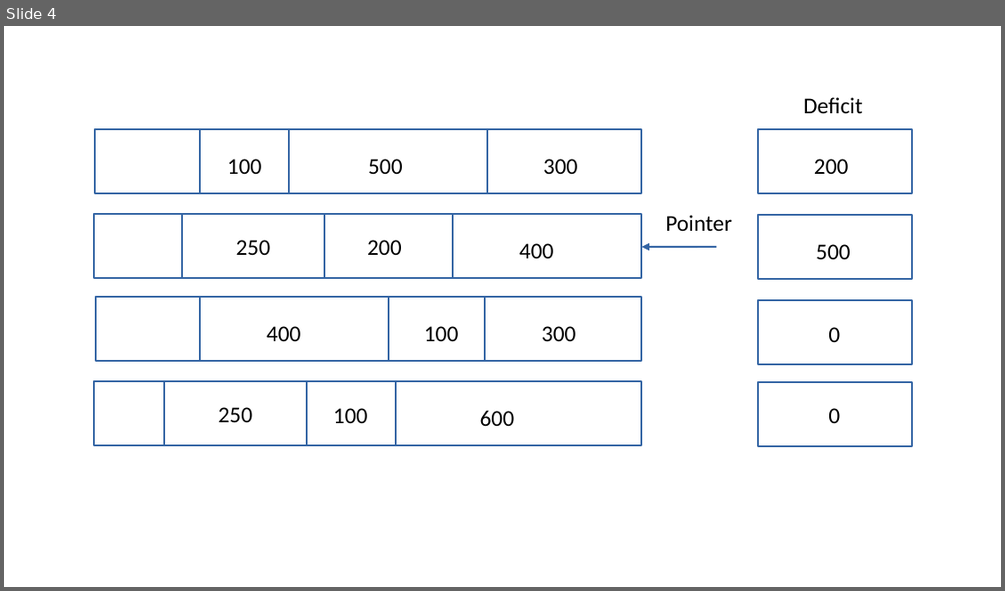
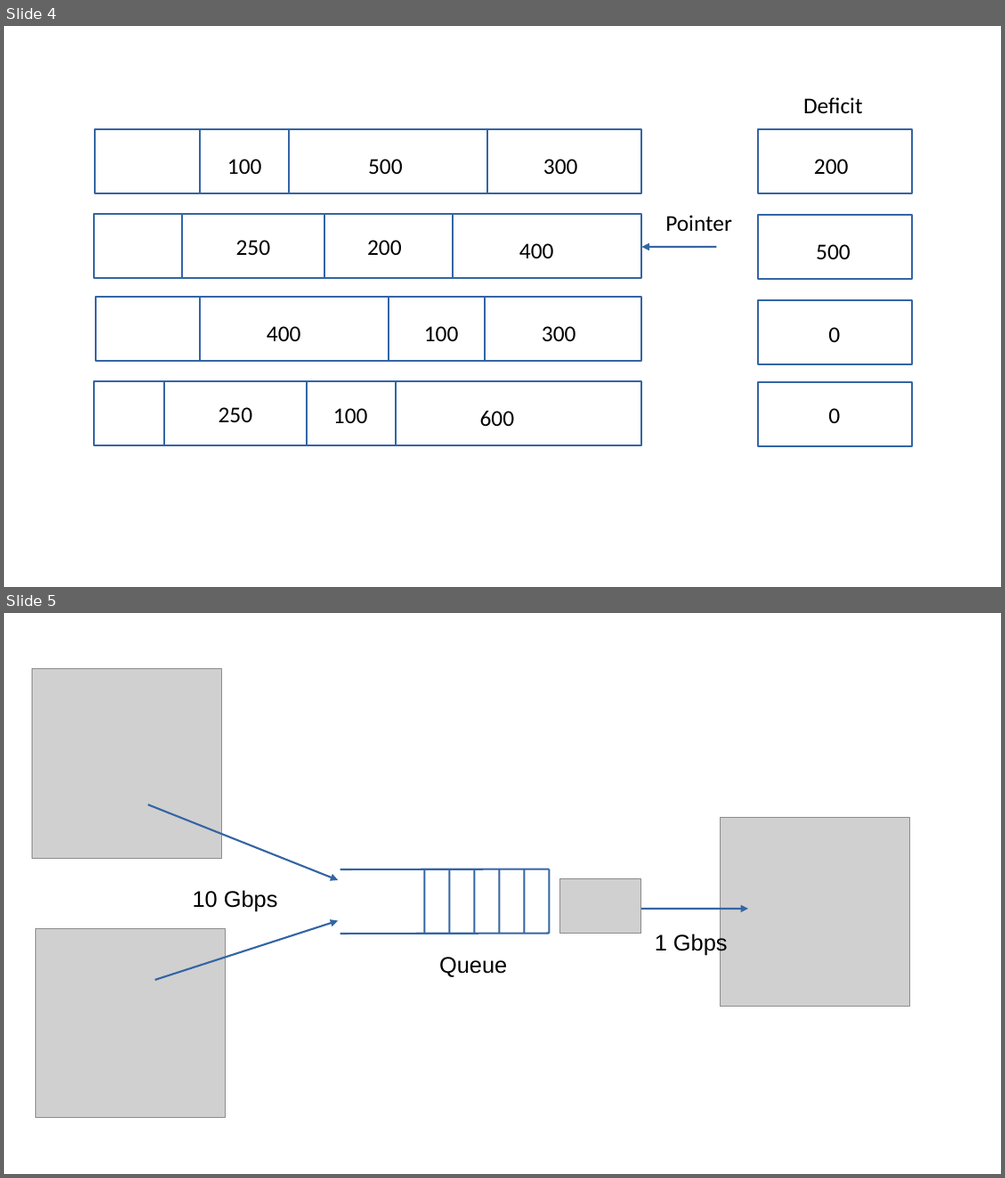
Before and after one commit to SystemsApproach/7E, a slide deck: capacity/figures/capacity.odp. Shown one above the other, each under a label of ours: slide 4 before the commit, slides 4 and 5 after it. The pictures are 1005x591 and 1005x1178 pixels, drawn with LibreOffice and Linux fonts; fonts in the diff are those of the drawing; grey boxes stand for pictures. Boxes give left, top, right and bottom in pixels: in the first picture for what was removed or moved away, otherwise in the second. Text is boxed around its words. In the diff, an @@ line names an element or a change of style, - is before the commit and + after.

```diff
--- a/capacity/figures/capacity.odp
+++ b/capacity/figures/capacity.odp
@@ slide 5 added at box(4, 613, 1001, 1174), background #FFFFFF @@
@@ picture added at box(32, 669, 221, 858) @@
@@ arrow added from (148, 804) to (338, 880), #3465A4 1.5 pt @@
@@ picture added at box(720, 818, 909, 1006) @@
@@ line added from (550, 869) to (340, 869), #3465A4 1.5 pt @@
@@ line added from (425, 933) to (425, 869), #3465A4 1.5 pt @@
@@ line added from (450, 933) to (450, 869), #3465A4 1.5 pt @@
@@ line added from (474, 933) to (474, 869), #3465A4 1.5 pt @@
@@ line added from (500, 933) to (500, 869), #3465A4 1.5 pt @@
@@ line added from (524, 933) to (524, 869), #3465A4 1.5 pt @@
@@ line added from (550, 933) to (550, 869), #3465A4 1.5 pt @@
@@ picture added at box(560, 879, 642, 934) @@
@@ text added at box(193, 890, 278, 911), 18 pt, text #000000 @@
+10 Gbps
@@ picture added at box(36, 929, 225, 1118) @@
@@ arrow added from (155, 981) to (338, 921), #3465A4 1.5 pt @@
@@ arrow added from (642, 908) to (748, 908), #3465A4 1.5 pt @@
@@ text added at box(655, 932, 728, 955), 18 pt, text #000000 @@
+1 Gbps
@@ line added from (550, 933) to (340, 933), #3465A4 1.5 pt @@
@@ text added at box(439, 957, 507, 977), 18 pt, text #000000 @@
+Queue
```
Also in this commit, not shown: 2 other files.
